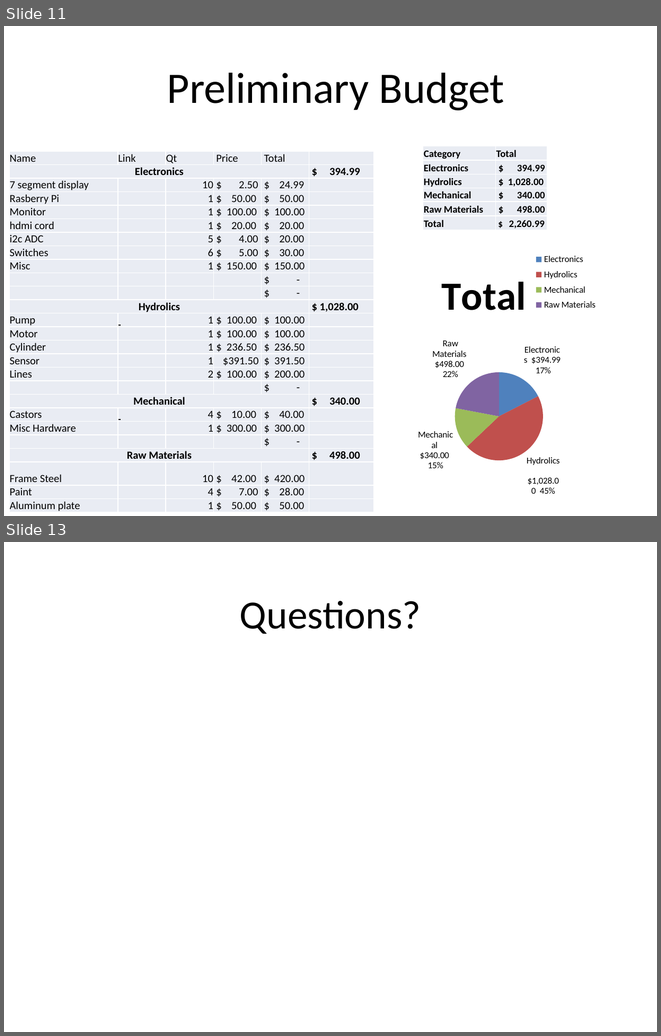
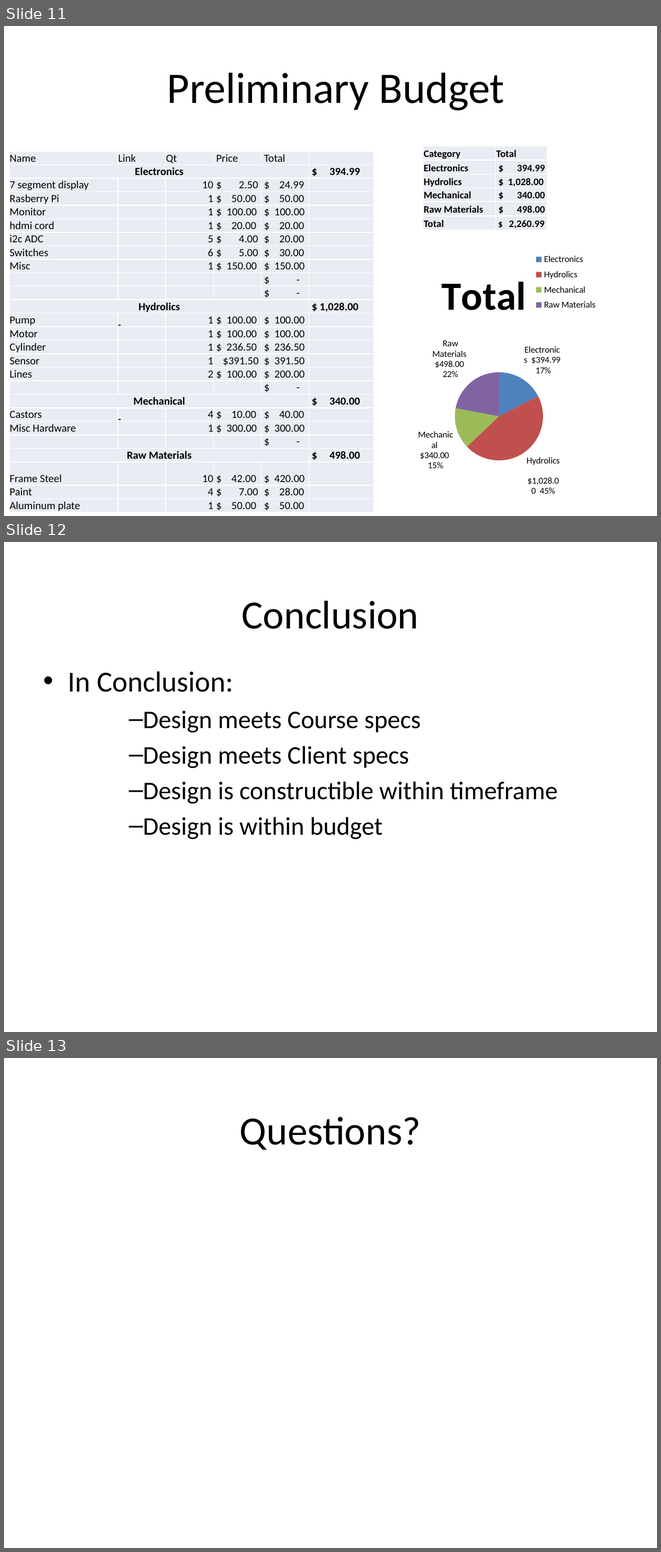
Before and after one commit to TheBengineer/Bridge-Tester, a slide deck: Presentations/December 9, 2013/final presentation.pptx. Shown one above the other, each under a label of ours: slides 11 and 13 before the commit, slides 11, 12 and 13 after it; the slides between them are not shown. The pictures are 661x1036 and 661x1552 pixels, drawn with LibreOffice and Linux fonts; fonts in the diff are those of the drawing. Boxes give left, top, right and bottom in pixels: in the first picture for what was removed or moved away, otherwise in the second. Text is boxed around its words. In the diff, an @@ line names an element or a change of style, - is before the commit and + after.

```diff
--- a/Presentations/December 9, 2013/final presentation.pptx
+++ b/Presentations/December 9, 2013/final presentation.pptx
@@ slide 12 added at bbox=[4, 542, 657, 1032], background #FFFFFF @@
@@ title added at bbox=[242, 600, 419, 629], 44 pt, text #000000 @@
+Conclusion
@@ text added at bbox=[68, 671, 558, 839], 28 pt, text #000000 @@
+• In Conclusion:
+  – Design meets Course specs
+  – Design meets Client specs
+  – Design is constructible within timeframe
+  – Design is within budget
```
Also in this commit, not shown: 3 slides changed, 1 slide removed.
